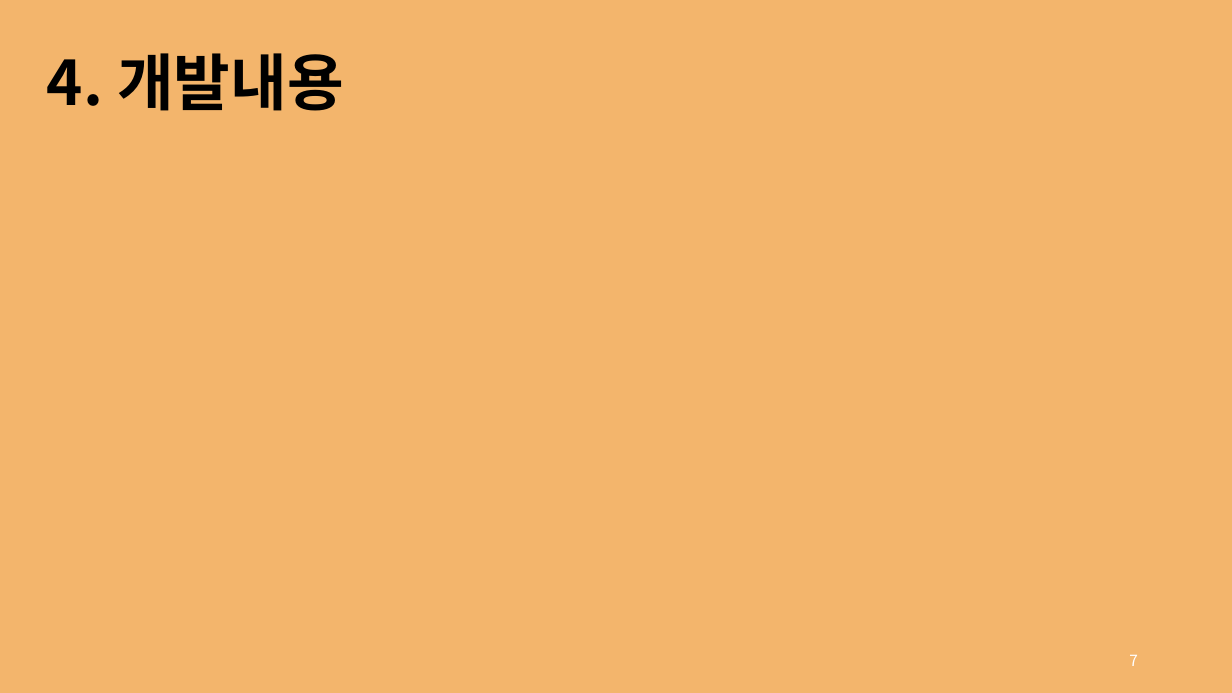
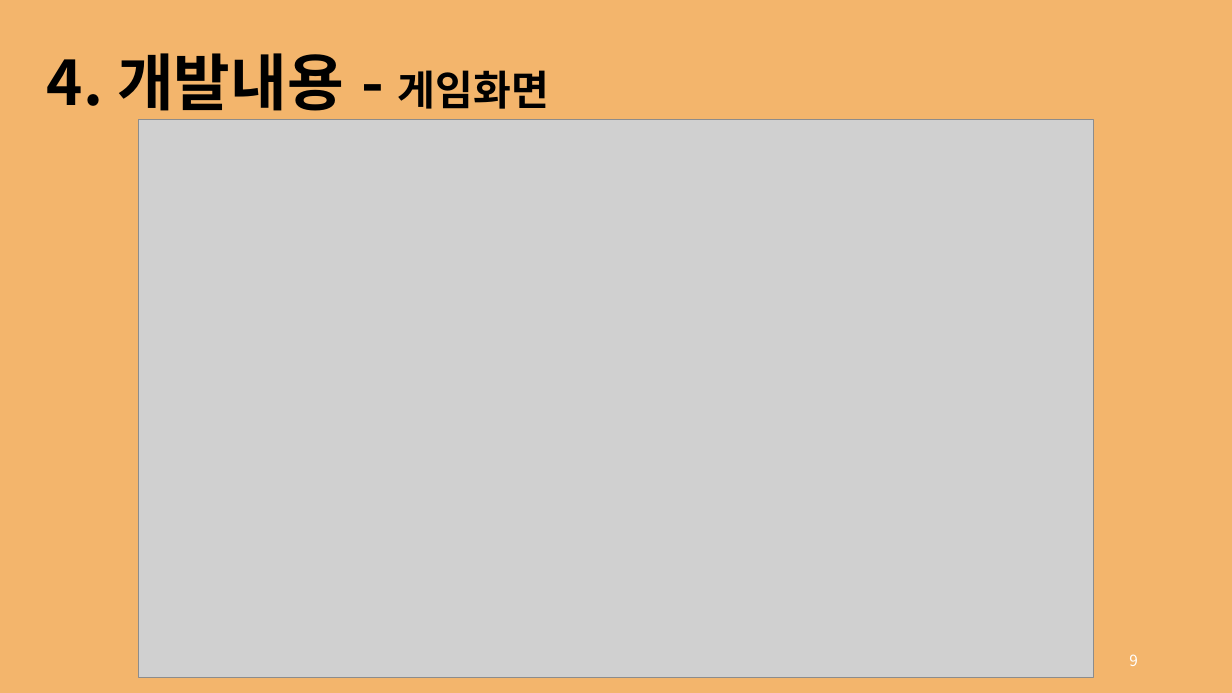
Before and after one commit to rg7155/2022_GraduationProject, a slide deck: slide 9 of 발표자료/2. 중간발표/의뢰인_윤성주, 최경훈.pptx (slide 7 before the commit). Drawn at 1232x693 pixels with LibreOffice and Linux fonts; fonts in the diff are those of the drawing; grey boxes stand for pictures. Boxes give left, top, right and bottom in pixels: in the first picture for what was removed or moved away, otherwise in the second. Text is boxed around its words. In the diff, an @@ line names an element or a change of style, - is before the commit and + after.

```diff
--- a/발표자료/2. 중간발표/의뢰인_윤성주, 최경훈.pptx
+++ b/발표자료/2. 중간발표/의뢰인_윤성주, 최경훈.pptx
@@ text at [47, 53, 549, 121]: text changed @@
-4. 개발내용
+4. 개발내용 - 게임화면
@@ picture added at [139, 119, 1093, 678] @@
@@ page number at [1129, 654, 1138, 666]: text changed @@
-7
+9
```
Also in this commit, not shown: 8 other slides changed, 3 slides added, 2 other files.
